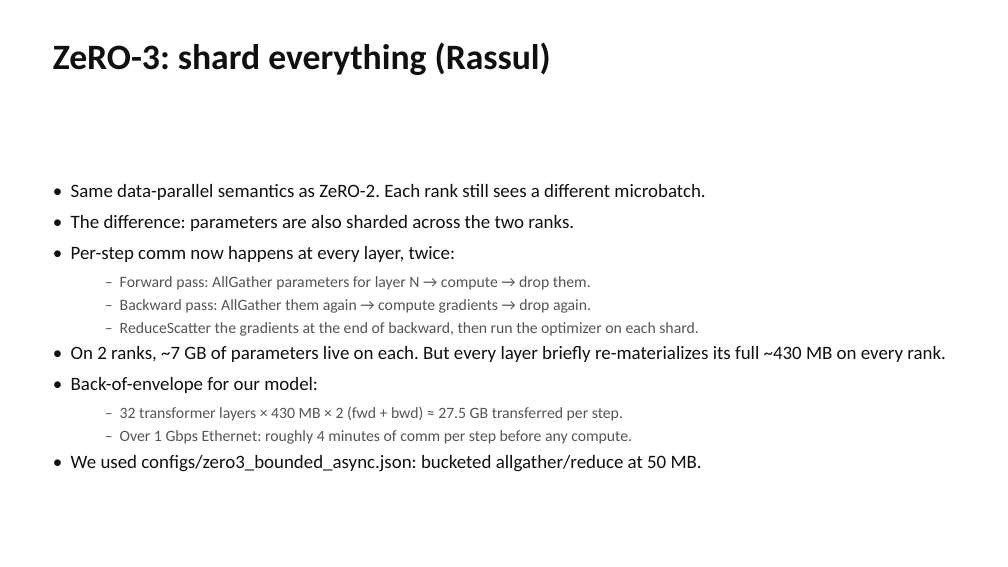
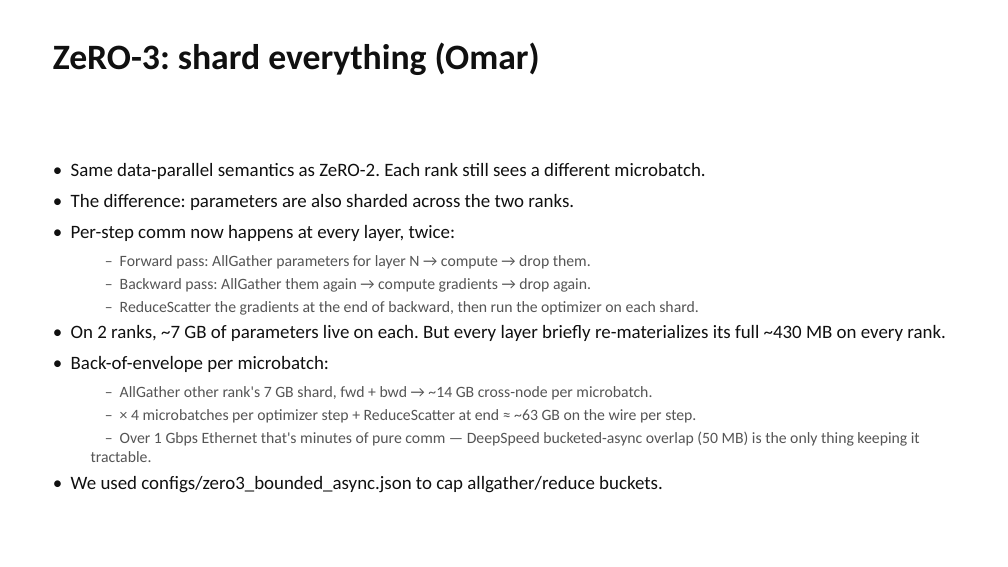
Before and after one commit to rassulmagauin/ml710, a slide deck: slide 16 of presentation/ML710_LLaVA_Parallelism.pptx (slide 17 before the commit). Drawn at 1008x567 pixels with LibreOffice and Linux fonts; fonts in the diff are those of the drawing. Boxes give left, top, right and bottom in pixels: in the first picture for what was removed or moved away, otherwise in the second. Text is boxed around its words. In the diff, an @@ line names an element or a change of style, - is before the commit and + after.

```diff
--- a/presentation/ML710_LLaVA_Parallelism.pptx
+++ b/presentation/ML710_LLaVA_Parallelism.pptx
@@ text at bbox=[53, 42, 540, 75]: text changed @@
-ZeRO-3: shard everything (Rassul)
+ZeRO-3: shard everything (Omar)
@@ text at bbox=[71, 356, 920, 493]: text changed @@
-• Back-of-envelope for our model:
-  – 32 transformer layers × 430 MB × 2 (fwd + bwd) ≈ 27.5 GB transferred per step.
-  – Over 1 Gbps Ethernet: roughly 4 minutes of comm per step before any compute.
-• We used configs/zero3_bounded_async.json: bucketed allgather/reduce at 50 MB.
+• Back-of-envelope per microbatch:
+  – AllGather other rank's 7 GB shard, fwd + bwd → ~14 GB cross-node per microbatch.
+  – × 4 microbatches per optimizer step + ReduceScatter at end ≈ ~63 GB on the wire per step.
+  – Over 1 Gbps Ethernet that's minutes of pure comm — DeepSpeed bucketed-async overlap (50 MB) is the only thing keeping it tractable.
+• We used configs/zero3_bounded_async.json to cap allgather/reduce buckets.
```
Also in this commit, not shown: 10 other slides changed, 5 slides added, 5 slides removed, 31 other files.
